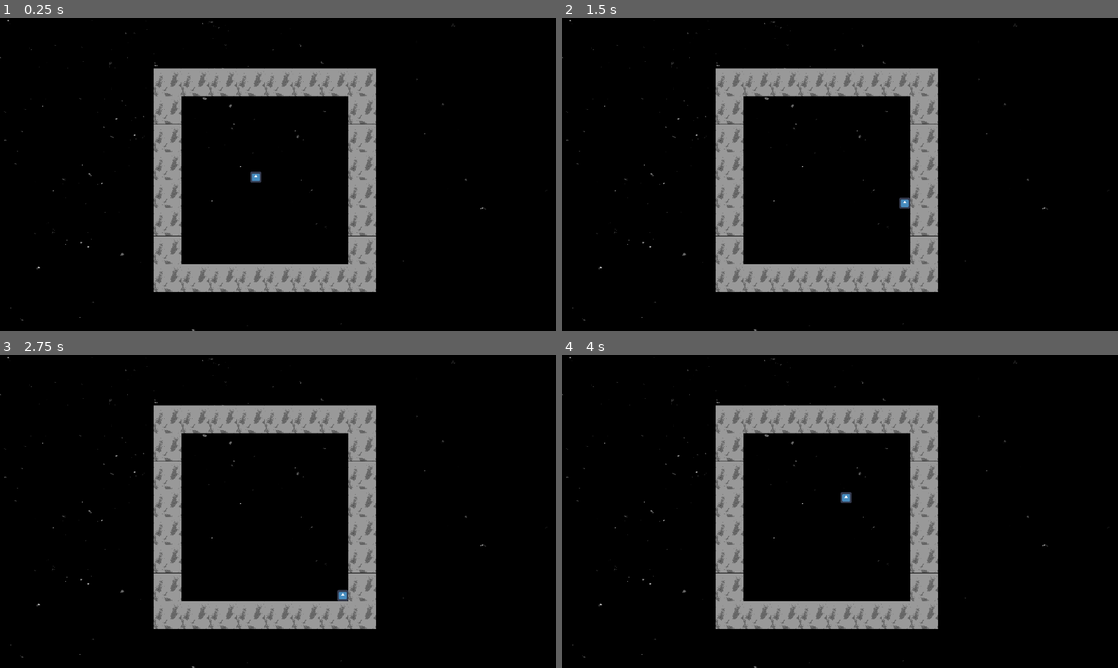
Above: before the commit, frames 1-4 (two rows, left to right).
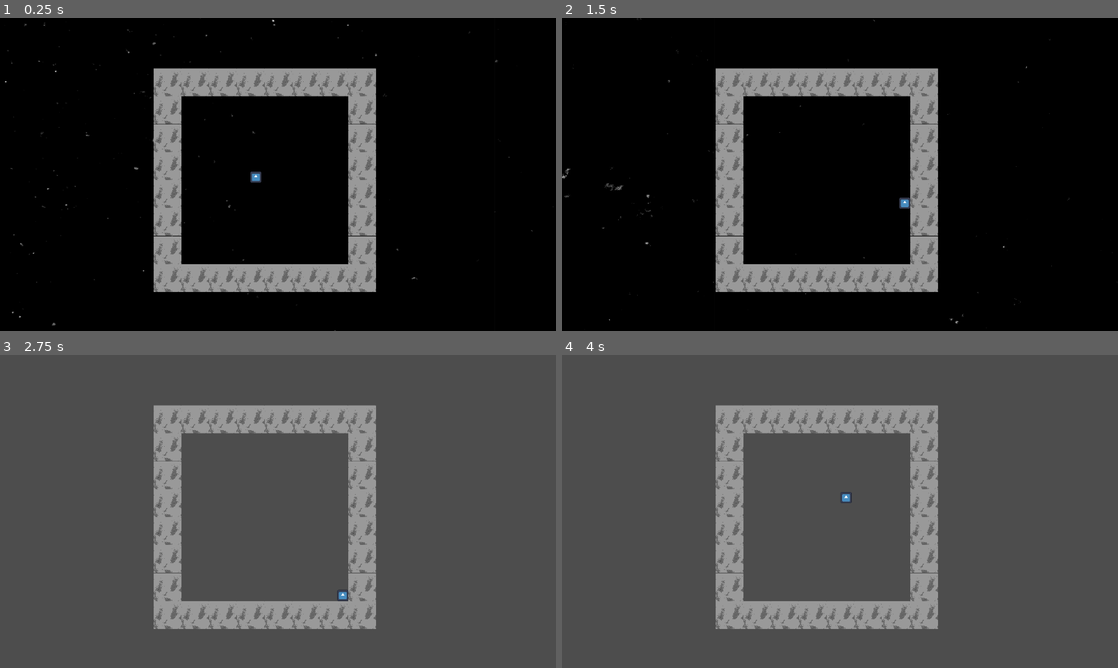
Above: after the commit, the same moments.

Repository: Indivicivet/ludumdare54
Game: Godot game, scene res://ludumdare54.tscn
The game is run twice, just before and just after one commit, with the same random seed, the same clock (stepped at 60 frames per second) and the same inputs. The engine's default icon, where the game draws it, is replaced by a stand-in: a white triangle on a blue panel in a dark square.
Inputs:
- Up to frame 1 (0.25 s): no input
- Up to frame 2 (1.5 s): hold Right (right) 0.53-1.28 s; hold Down (down) from 1.28 s (still down)
- Up to frame 3 (2.75 s): release Down (down) at 2.03 s; hold Right (right) from 2.03 s (still down)
- Up to frame 4 (4 s): release Right (right) at 2.78 s; hold Up (up) 2.78-3.53 s; hold Left (left) from 3.53 s (still down)

The runs differ from the first frame. In frame 1, 0.2% of the frame differs, in the area x 0-99%, y 0-100%; in frame 2, 0.2%; in frame 3, 88%; in frame 4, 88%, in the area x 0-100%, y 0-100%.

Commit message:
attempt space scroll (doesn't work properly...)

Diff:
--- a/ludumdare54.tscn
+++ b/ludumdare54.tscn
@@ -1,13 +1,15 @@
-[gd_scene load_steps=5 format=3 uid="uid://b4o7w1uc8bq1o"]
+[gd_scene load_steps=6 format=3 uid="uid://b4o7w1uc8bq1o"]
 
 [ext_resource type="Texture2D" uid="uid://dql0beg06i55b" path="res://icon.svg" id="1_7c11r"]
 [ext_resource type="Script" path="res://player.gd" id="1_40gfe"]
+[ext_resource type="Script" path="res://spacescroll.gd" id="1_ggafe"]
 [ext_resource type="Texture2D" uid="uid://cyx66v7t784tj" path="res://tex2_0001__P2000288.png" id="1_ix00u"]
 [ext_resource type="PackedScene" uid="uid://dmbopa58apven" path="res://block_solid.tscn" id="3_d706m"]
 
 [node name="Node2D" type="Node2D"]
 
 [node name="spacescroll" type="Node2D" parent="."]
+script = ExtResource("1_ggafe")
 
 [node name="space" type="Sprite2D" parent="spacescroll"]
 texture = ExtResource("1_ix00u")
--- /dev/null
+++ b/spacescroll.gd
@@ -0,0 +1,32 @@
+extends Node2D
+
+
+const SPEED = 15.0;
+const WIDTH = 2592;
+const HEIGHT = 1944;
+
+var dir_cos = 0.7;
+var dir_sin = (1 - dir_cos ** 2) ** 0.5;
+
+
+# Called when the node enters the scene tree for the first time.
+func _ready():
+	choose_direction()
+
+
+func choose_direction():
+	dir_cos = -0.7;
+	dir_sin = (1 - dir_cos ** 2) ** 0.5;
+
+
+func _process(delta):
+	self.position.x += SPEED * dir_cos;
+	self.position.y += SPEED * dir_sin;
+	if self.position.x > WIDTH * 3/2:
+		self.position.x -= WIDTH;
+	if self.position.x < -WIDTH * 0.5:
+		self.position.x += WIDTH;
+	if self.position.y > HEIGHT * 3/2:
+		self.position.y -= HEIGHT;
+	if self.position.y < -HEIGHT * 0.5:
+		self.position.y += HEIGHT;
